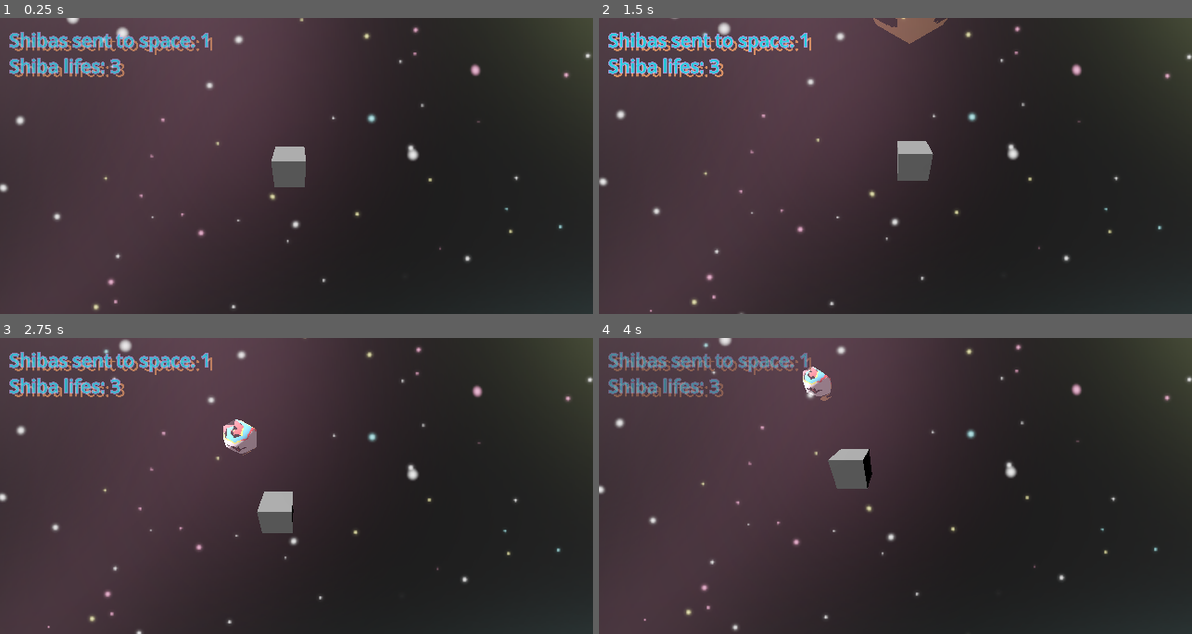
Above: before the commit, frames 1-4 (two rows, left to right).
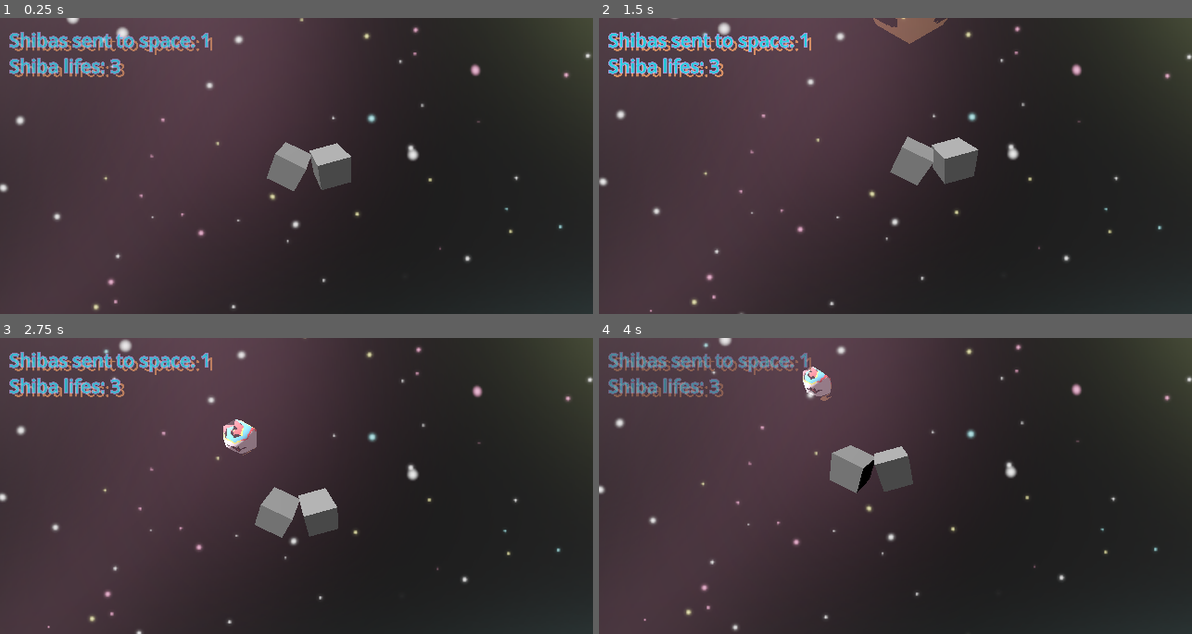
Above: after the commit, the same moments.

Repository: n0o0b090lv/shaball
Game: Godot game, scene res://scenes/main_game.tscn
Two runs of this game, one before a commit and one after it. Both use one fixed random seed, a clock stepped at 60 frames per second and the inputs below.
Inputs (mouse positions are in pixels of both pictures, inside the frame that each line leads up to):
- Up to frame 1 (0.25 s): no input
- Up to frame 2 (1.5 s): tap Enter at 0.5 s; move the mouse to (1025, 151) at 0.52 s; click (1025, 151) at 0.67 s; move the mouse to (776, 180) at 1.27 s; click (776, 180) at 1.42 s
- Up to frame 3 (2.75 s): move the mouse to (355, 420) at 2.02 s; click (355, 420) at 2.17 s
- Up to frame 4 (4 s): move the mouse to (865, 545) at 2.77 s; click (865, 545) at 2.92 s; move the mouse to (1073, 530) at 3.52 s; click (1073, 530) at 3.67 s

The runs differ from the first frame. In frame 1, 1.5% of the frame differs, in the area x 45-60%, y 41-59%; in frame 2, 1.6%, in the area x 49-65%, y 40-57%; in frame 3, 1.4%; in frame 4, 1.5%.

Commit message:
Added cube
added cube to game as well rotated them, this is just an example push and way more cleaner than itš supposed to be lol

Diff:
--- a/scenes/main_game.tscn
+++ b/scenes/main_game.tscn
@@ -111,7 +111,11 @@
 shape = SubResource("BoxShape3D_ygxny")
 
 [node name="MeshInstance3D2" type="MeshInstance3D" parent="."]
-transform = Transform3D(1, 0, 0, 0, 0.8299149, -0.55789, 0, 0.55789, 0.8299149, -0.22669637, 4.2384777, 0)
+transform = Transform3D(0.89866394, 0.24471164, 0.36403206, 0, 0.8299149, -0.55789, -0.4386378, 0.50135565, 0.7458146, -0.22669637, 4.2384777, 0)
+mesh = SubResource("BoxMesh_ygxny")
+
+[node name="MeshInstance3D3" type="MeshInstance3D" parent="."]
+transform = Transform3D(0.96403515, -0.14827313, -0.2205705, 0, 0.8299149, -0.55789, 0.26577485, 0.5378256, 0.8000672, 1.1215543, 4.2384777, 0)
 mesh = SubResource("BoxMesh_ygxny")
 
 [connection signal="body_entered" from="Area3D" to="Area3D" method="_on_body_entered"]
